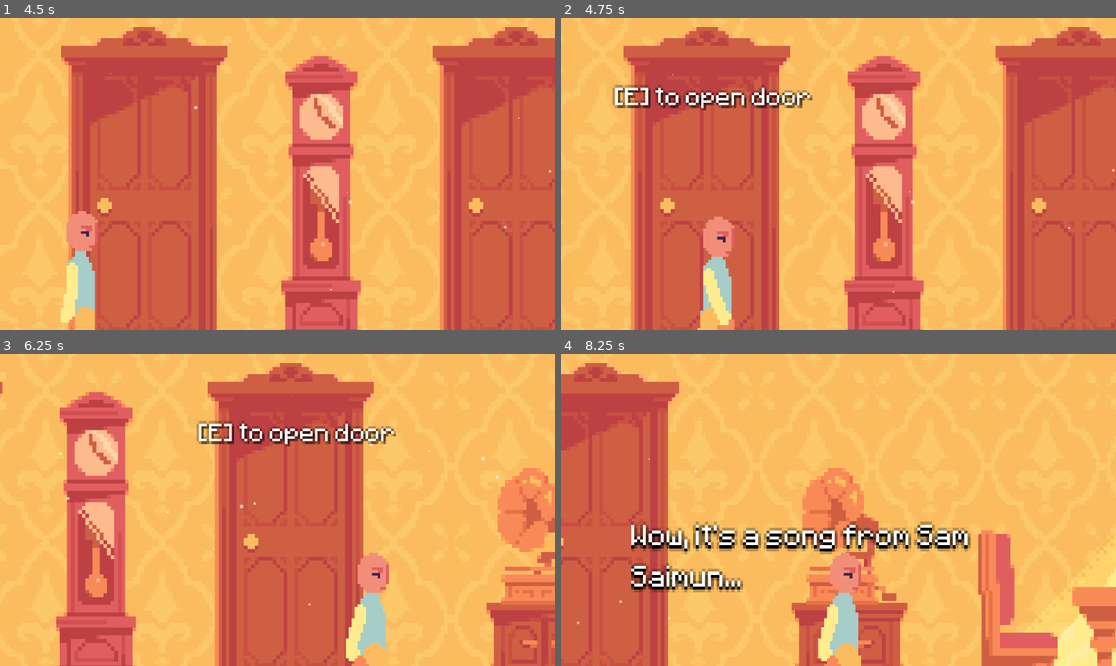
Above: before the commit, frames 1-4 (two rows, left to right).
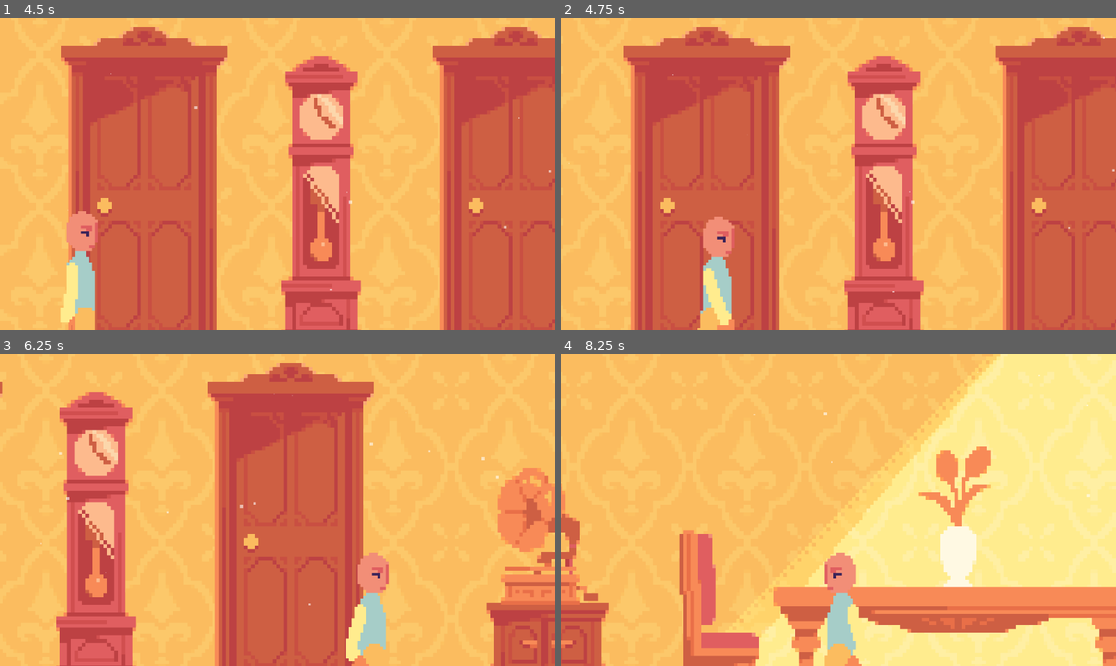
Above: after the commit, the same moments.

Repository: Belligool/cogni-thief
Game: Godot game, scene res://scenes/phase_1/day_1/day1.tscn
Two runs of this game, one before a commit and one after it. Both use one fixed random seed, a clock stepped at 60 frames per second and the inputs below. Sound files missing from this copy of the repository are replaced by a short silence.
Inputs:
- Up to frame 1 (4.5 s): hold E (interact) 0.53-1.28 s; hold D (move_right) 0.53-2.03 s; tap E (interact) at 1.35, 2.3, 2.85 s; hold Space (next_dialog) 2.03-2.78 s; hold A (move_left) 2.03-4.28 s; hold E (interact) 3.53-4.28 s; hold D (move_right) from 4.28 s (still down); tap Space (next_dialog) at 4.35 s
- Up to frame 2 (4.75 s): keep holding D (move_right); tap E (interact) at 4.55 s
- Up to frame 3 (6.25 s): keep holding D (move_right); hold E (interact) 5.03-5.78 s; tap E (interact) at 5.85 s
- Up to frame 4 (8.25 s): hold Space (next_dialog) 6.53-7.28 s; tap E (interact) at 6.8, 7.35 s; release D (move_right) at 8.03 s; hold A (move_left) from 8.03 s (still down); hold E (interact) from 8.03 s (still down)

Frame 1 is identical in both runs. In frame 2, 1.8% of the frame differs, in the area x 9-46%, y 21-30%; in frame 3, 1.8%; in frame 4, 65%, in the area x 0-100%, y 0-100%.
Error after the commit: Invalid access of index '0' on a base object of type: 'Array'. (res://autoloader/interaction_manager.gd:43)

Commit message:
feat: testing questmanager if it works or not

Diff:
--- a/autoloader/interaction_manager.gd
+++ b/autoloader/interaction_manager.gd
@@ -40,5 +40,6 @@
 			label.hide()
 
 			await active_areas[0].interact.call()
+			QuestManager.notify_interaction(active_areas[0].interactable_object_name)
 
 			can_interact = true
--- a/autoloader/quest_manager.gd
+++ b/autoloader/quest_manager.gd
@@ -12,6 +12,7 @@
 	_quests = quests
 	_current_index = 0
 	quest_list_loaded.emit()
+	print("Quest Started")
 	_start_current()
 
 func get_current_quest() -> QuestData:
@@ -29,6 +30,8 @@
 	var quest = get_current_quest()
 	if quest == null:
 		return
+	print("comparing type: ", quest.completion_type, " vs ", completion_type)
+	print("comparing target: '", quest.completion_target, "' vs '", target, "'")
 	if quest.completion_type == completion_type and quest.completion_target == target:
 		quest_completed.emit()
 		_current_index += 1
--- a/interaction/interactable objects/gramaphone.tscn
+++ b/interaction/interactable objects/gramaphone.tscn
@@ -9,7 +9,7 @@
 [sub_resource type="CircleShape2D" id="CircleShape2D_m84q4"]
 radius = 170.10736
 
-[node name="Gramaphone" type="Node2D"]
+[node name="gramaphone" type="Node2D"]
 script = ExtResource("1_d1qyr")
 dialog = ExtResource("2_m84q4")
 
@@ -25,7 +25,7 @@
 collision_mask = 2
 script = ExtResource("2_d1qyr")
 action_name = "hear music"
-interactable_object_name = "Gramaphone"
+interactable_object_name = "gramaphone"
 metadata/_custom_type_script = "uid://cq6r3it7jjj3i"
 
 [node name="CollisionShape2D" type="CollisionShape2D" parent="InteractionArea"]
--- /dev/null
+++ b/quests/definition/phase 1/q_examine_gramaphone.tres
@@ -0,0 +1,12 @@
+[gd_resource type="Resource" script_class="QuestData" load_steps=2 format=3 uid="uid://br7fjfsh5j6ls"]
+
+[ext_resource type="Script" uid="uid://dq2r2uoon2ehc" path="res://quests/quest_data.gd" id="1_d7w12"]
+
+[resource]
+script = ExtResource("1_d7w12")
+id = "q_examine_gramaphone"
+title = "Examine the Gramaphone"
+objective = "Examine the old gramaphone"
+completion_type = 1
+completion_target = "gramaphone"
+metadata/_custom_type_script = "uid://dq2r2uoon2ehc"
--- a/scenes/phase_1/day_1/day1.tscn
+++ b/scenes/phase_1/day_1/day1.tscn
@@ -1,7 +1,10 @@
-[gd_scene load_steps=21 format=3 uid="uid://dyvgohn20rlm7"]
-
+[gd_scene load_steps=24 format=3 uid="uid://dyvgohn20rlm7"]
+
+[ext_resource type="Script" uid="uid://0w5h6xcl0aks" path="res://scenes/phase_1/day_1/day_1.gd" id="1_r7yew"]
 [ext_resource type="Texture2D" uid="uid://ccqctdxg3hdif" path="res://assets/Matthijs/Corridor Room/corridor_wall.png" id="1_wi35l"]
+[ext_resource type="Script" uid="uid://dq2r2uoon2ehc" path="res://quests/quest_data.gd" id="2_dajpv"]
 [ext_resource type="Texture2D" uid="uid://dlbqrpl8htdvr" path="res://assets/Matthijs/Corridor Room/corridor_floor.png" id="2_rkh0q"]
+[ext_resource type="Resource" uid="uid://br7fjfsh5j6ls" path="res://quests/definition/phase 1/q_examine_gramaphone.tres" id="3_1bhvo"]
 [ext_resource type="PackedScene" uid="uid://cdu122bjcg3x1" path="res://interaction/interactable objects/matthijs's door.tscn" id="3_pfpnu"]
 [ext_resource type="Texture2D" uid="uid://cni8a5u23nm6t" path="res://assets/Matthijs/Corridor Room/rug.png" id="4_r7yew"]
 [ext_resource type="PackedScene" uid="uid://2e4vei40e5c3" path="res://interaction/interactable objects/parent's door.tscn" id="5_dajpv"]
@@ -218,6 +221,8 @@
 size = Vector2(3, 88)
 
 [node name="Phase_1_day_1" type="Node2D"]
+script = ExtResource("1_r7yew")
+quests = Array[ExtResource("2_dajpv")]([ExtResource("3_1bhvo")])
 
 [node name="Wallpaper" type="Sprite2D" parent="."]
 position = Vector2(44.999996, -43.999996)
@@ -255,7 +260,7 @@
 scale = Vector2(0.076626636, 0.080555566)
 texture = ExtResource("8_ljrn2")
 
-[node name="Gramaphone2" parent="." instance=ExtResource("9_8m3sr")]
+[node name="gramaphone" parent="." instance=ExtResource("9_8m3sr")]
 position = Vector2(51, -25)
 
 [node name="TileMap" type="Node" parent="."]
--- /dev/null
+++ b/scenes/phase_1/day_1/day_1.gd
@@ -0,0 +1,10 @@
+extends Node2D
+
+@export var quests: Array[QuestData] = []
+
+func _ready() -> void:
+	QuestManager.loaded_quests(quests)
+
+# Called every frame. 'delta' is the elapsed time since the previous frame.
+func _process(delta: float) -> void:
+	pass
Not shown, added: scenes/phase_1/day_1/day_1.gd.uid
